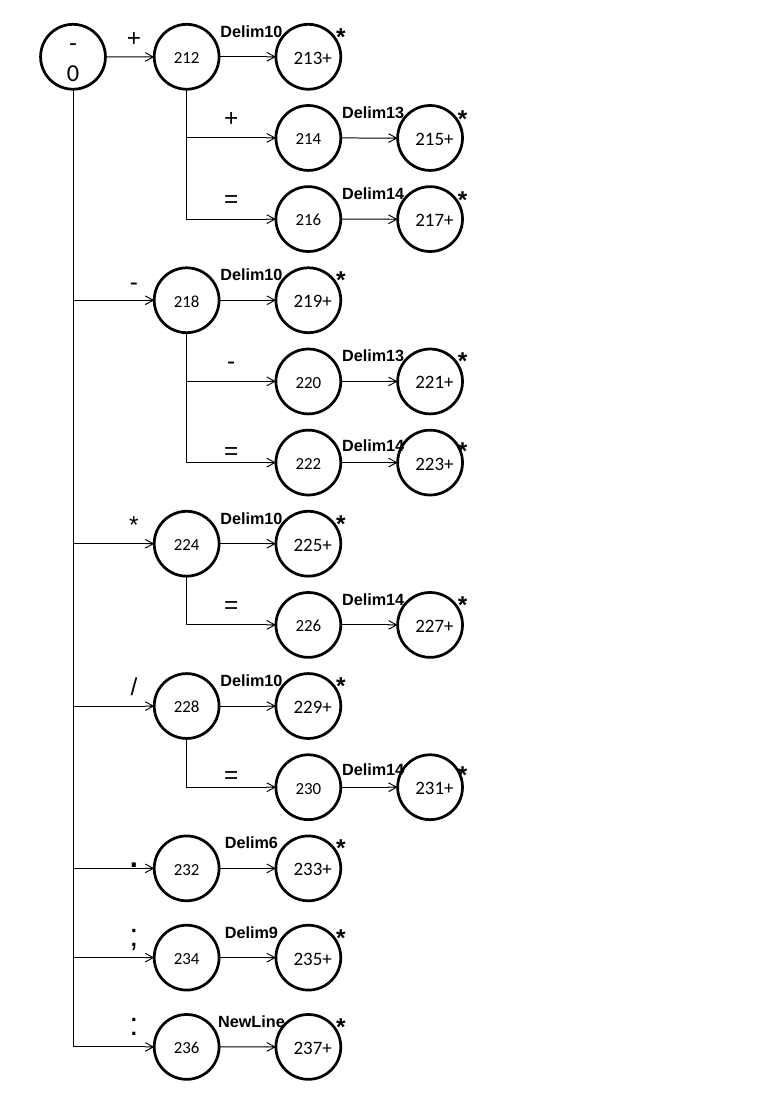
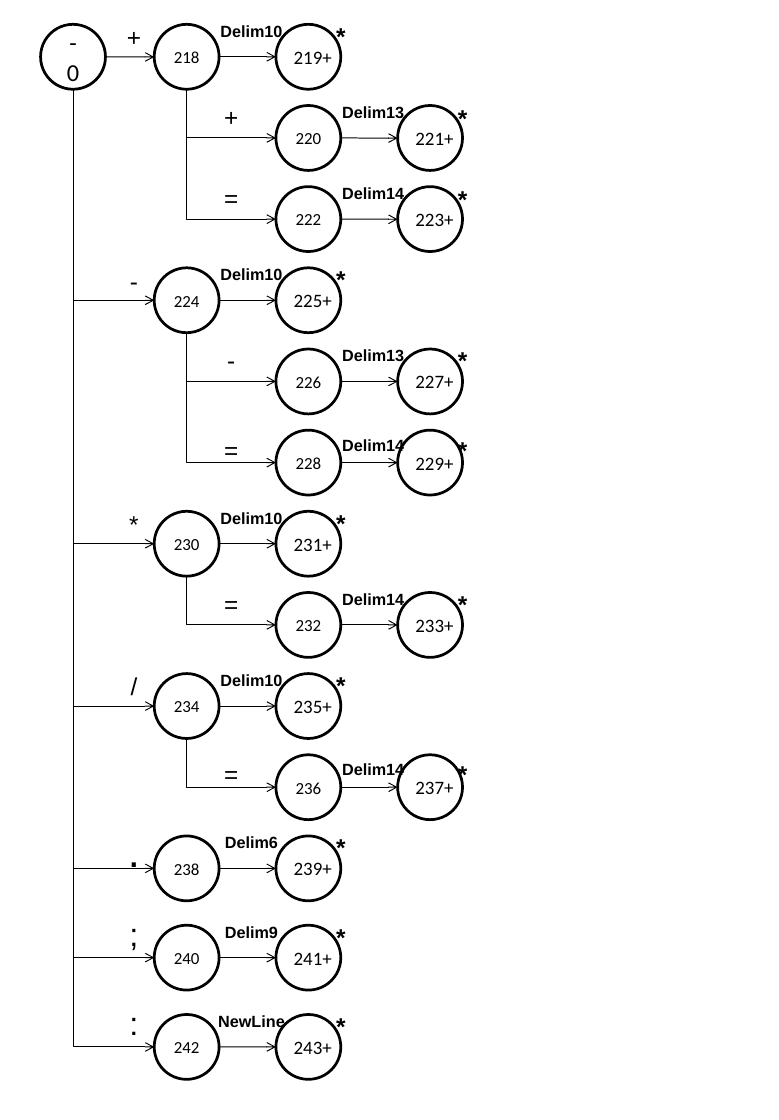
Before and after one commit to plmcsit/LexiCom, a slide deck: slide 3 of DOCUMENTATION/For Transitional Diagram.pptx. Drawn at 779x1120 pixels with LibreOffice and Linux fonts; fonts in the diff are those of the drawing. Boxes give left, top, right and bottom in pixels: in the first picture for what was removed or moved away, otherwise in the second. Text is boxed around its words. In the diff, an @@ line names an element or a change of style, - is before the commit and + after.

```diff
--- a/DOCUMENTATION/For Transitional Diagram.pptx
+++ b/DOCUMENTATION/For Transitional Diagram.pptx
@@ text in ellipse at box(174, 51, 200, 63): text changed @@
-212
+218
@@ text at box(294, 51, 332, 64): text changed @@
-213+
+219+
@@ text in ellipse at box(296, 133, 322, 144): text changed @@
-214
+220
@@ text at box(415, 132, 453, 145): text changed @@
-215+
+221+
@@ text in ellipse at box(296, 214, 322, 225): text changed @@
-216
+222
@@ text at box(415, 213, 453, 226): text changed @@
-217+
+223+
@@ text in ellipse at box(174, 296, 200, 307): text changed @@
-218
+224
@@ text at box(294, 294, 332, 307): text changed @@
-219+
+225+
@@ text in ellipse at box(296, 376, 322, 388): text changed @@
-220
+226
@@ text at box(415, 375, 453, 388): text changed @@
-221+
+227+
@@ text in ellipse at box(296, 457, 322, 469): text changed @@
-222
+228
@@ text at box(415, 457, 453, 470): text changed @@
-223+
+229+
@@ text in ellipse at box(174, 539, 200, 550): text changed @@
-224
+230
@@ text at box(294, 538, 332, 551): text changed @@
-225+
+231+
@@ text in ellipse at box(296, 620, 322, 631): text changed @@
-226
+232
@@ text at box(415, 619, 453, 632): text changed @@
-227+
+233+
@@ text in ellipse at box(174, 701, 200, 712): text changed @@
-228
+234
@@ text at box(294, 700, 332, 713): text changed @@
-229+
+235+
@@ text in ellipse at box(296, 782, 322, 794): text changed @@
-230
+236
@@ text at box(415, 781, 453, 794): text changed @@
-231+
+237+
@@ text in ellipse at box(174, 863, 200, 875): text changed @@
-232
+238
@@ text at box(294, 862, 332, 875): text changed @@
-233+
+239+
@@ text in ellipse at box(174, 953, 200, 964): text changed @@
-234
+240
@@ text at box(294, 952, 332, 965): text changed @@
-235+
+241+
@@ text in ellipse at box(174, 1042, 200, 1053): text changed @@
-236
+242
@@ text at box(294, 1041, 332, 1054): text changed @@
-237+
+243+
```
Also in this commit, not shown: 2 other slides changed, 1 other file.
